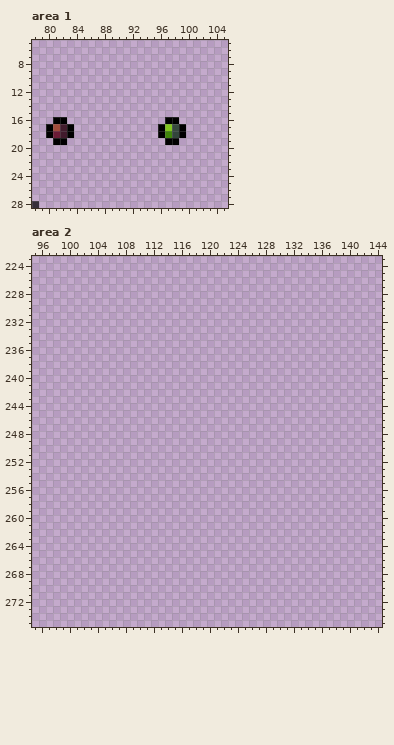
Pixel-art file: artwork/sprites.aseprite. The first picture shows the starting point.
160x320 pixels, 1 frame. Shown: area 1: x 78..105, y 5..28; area 2: x 95..144, y 223..275.
New version:
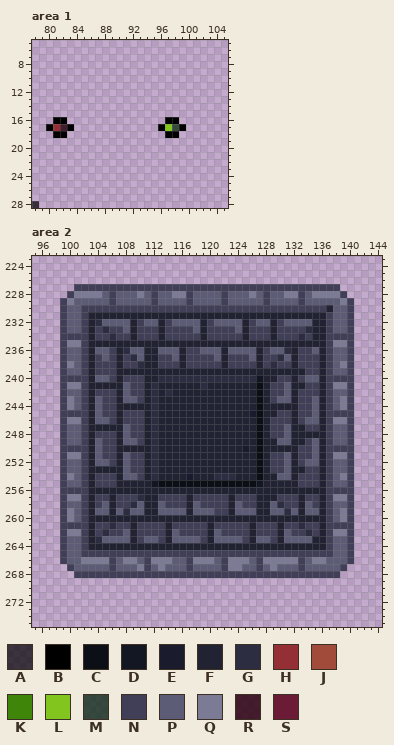
Palette (. is transparent): A #000000b2  B #000000  C #0d0f17  D #131724  E #1a1b2d  F #212232  G #2c2d40  H #942f35  J #a14c3b  K #3f850a  L #82c51f  M #002308b7  N #403f57  P #5d5c76  Q #7c7b96  R #29000ed4  S #6b1b36
The edit:
Area 1:
y 17: x 81 J -> H
y 18: x 80..83 BSRB -> .BB.; x 96..99 BKMB -> .BB.
y 19: x 81..82 BB -> ..; x 97..98 BB -> ..
Area 2:
y 227: x 101..138 ...................................... -> NNNNNNNNNNNNNNNNNNNNNNNNNNNNNNNNNNNNNN
y 228: x 100..139 ........................................ -> NQQQQPNPPPQPNPPQQNPPPPNPPPQPNPPQQNPQQQQN
y 229: x 99..140 .......................................... -> NQPPPPPNPPPPPNPPPPNPPPPNPPPPPNPPPPNPPPPPQN
y 230: x 99..140 .......................................... -> NPPNNNNNNNNNNNNNNNNNNNNNNNNNNNNNNNNNNNFPPN
y 231: x 99..140 .......................................... -> NPPNFFFFFFFFFFFFFFFFFFFFFFFFFFFFFFFFFFNPPN
y 232: x 99..140 .......................................... -> NPPNFGPPPPFNPPFNPPPPFNPPPPFNPPFNPPPPFFNPPN
y 233: x 99..140 .......................................... -> NPPNFNGNNPFNNNFNNNNPFNNNNPFNNNFNNNNGFFNPPN
y 234: x 99..140 .......................................... -> NNNNFNNGNNFNNNFNNNNNFNNNNNFNNNFNNNGNFFNNNN
y 235: x 99..140 .......................................... -> NQQNFFFFFFFFFFFFFFFFFFFFFFFFFFFFFFFFFFNQQN
y 236: x 99..140 .......................................... -> NPPNFPPNFGPPFFPPPFNNPPPFPPPPFNPPGFNNPFNPPN
y 237: x 99..140 .......................................... -> NPPNFNPNFNGPFFNNPFNNNNPFNNNPFNNGPFNNNFNPPN
y 238: x 99..140 .......................................... -> NQPNFNNNFNNGFFNNNFNNNNNFNNNNFNGNNFNNNFNPQN
y 239: x 99..140 .......................................... -> NPPNFNNNFFFFFFFFFFFFFFFFFFFFFFFFFFFNNFNPPN
y 240: x 99..140 .......................................... -> NNNNFPPNFNNNFFGGGGGGGGGGGGGGDFFNNFNPPFNNNN
y 241: x 99..140 .......................................... -> NQQNFFFFFPNNFGFFFFFFGFFFFFFFCFNNPFFNNFNQQN
y 242: x 99..140 .......................................... -> NPPNFNNNFPNNFGFGFFFFFFFFFFFFCFNNPFNNNFNPPN
y 243: x 99..140 .......................................... -> NQPNFPNNFPPNFGFFFFFFFFFFFFFFCFNPPFNNPFNPQN
y 244: x 99..140 .......................................... -> NQPNFPNNFFFFFGFFFFFFFFFFFFFFCFFFFFNNPFNPQN
y 245: x 99..140 .......................................... -> NNNNFPNNFNNNFGFFFFFFFFFFFFFECFFNNFNNPFNNNN
y 246: x 99..140 .......................................... -> NQQNFPPNFNNNFGFFFFFFFFFFFFFFCFNNNFNPPFNQQN
y 247: x 99..140 .......................................... -> NPPNFFFFFPNNFGFFFFFFFFFFFFFFCFNNPFFNNFNPPN
y 248: x 99..140 .......................................... -> NPPNFNNNFPNNFGFFFFFFFFFFFFFFCFNNPFFFFFNPPN
y 249: x 99..140 .......................................... -> NPPNFPNNFPPNFGFFFFFFFFFFFFFFCFFPPFFNPFNPPN
y 250: x 99..140 .......................................... -> NNNNFPNNFFFFFGFFFFFFFFFFFFEFCFFFFFNNPFNNNN
y 251: x 99..140 .......................................... -> NQQNFPNNFPNNFGFFFFFFFFFFFFFFCFNNPFNNPFNQQN
y 252: x 99..140 .......................................... -> NPPNFPPNFPNNFGFFFFFFFFFFFFFFCFNNPFNPPFNPPN
y 253: x 99..140 .......................................... -> NPPNFFFFFPNNFGFFFFFFFFFFFFFFCFNNPFFNNFNPPN
y 254: x 99..140 .......................................... -> NQPNFNNNFPPNFGFFFFEFFFGGGFFFCFFPPFNNNFNPQN
y 255: x 99..140 .......................................... -> NPPNFNNNFFFFFDCCCCCCCCCCCCCCDFFFFFNNNFNPPN
y 256: x 99..140 .......................................... -> NNNNFFFFFFFFFFFFFFFFFFFFFFFFFFFFFFFFFFNNNN
y 257: x 99..140 .......................................... -> NQQNFNNFNNNGFFNNNNFNNNNNFNNNFFFNNNFNNFNQQN
y 258: x 99..140 .......................................... -> NPPNFNPFNNGPFFPNNNFPNNNNFPNNFFPGNNFPNFNPPN
y 259: x 99..140 .......................................... -> NQPNFPPFPGPPFFPPPPFPPPNNFPPPFFPPGPFPPFNPQN
y 260: x 99..140 .......................................... -> NQPNFFFFFFFFFFFFFFFFFFFFFFFFFFFFFFFFFFNPQN
y 261: x 99..140 .......................................... -> NNNNFNNGNNFNNNNFNNNNNFNNNNNFNNNFNNGNNFNNNN
y 262: x 99..140 .......................................... -> NQQNFNGNNPFNNNNFPNNNNFPNNNNFNNNFPNNGNFNQQN
y 263: x 99..140 .......................................... -> NPPNFGPPPPFNPPNFPPPPNFPPPPNFPPNFPPPPFFNPPN
y 264: x 99..140 .......................................... -> NPPNFFFFFFFFFFFFFFFFFFFFFFFFFFFFFFFFFFNPPN
y 265: x 99..140 .......................................... -> NPPNNNNNNNNNNNNNNNNNNNNNNNNNNNNNNNNNNNNPPN
y 266: x 99..140 .......................................... -> NPPQQQQNPQQPNQQQPPNQQQPNQQQPNQQQQQNPQQPPPN
y 267: x 100..139 ........................................ -> NPPPPPNPPPQNPQPPPNPPPPNQQPPNPQPPPNPPPPPN
y 268: x 101..138 ...................................... -> NNNNNNNNNNNNNNNNNNNNNNNNNNNNNNNNNNNNNN
Where, in picture pixels (left, top, right, bottom), the same in both pictures:
changed: (46, 124, 74, 145)
changed: (158, 131, 186, 145)
added: (60, 284, 354, 578)
